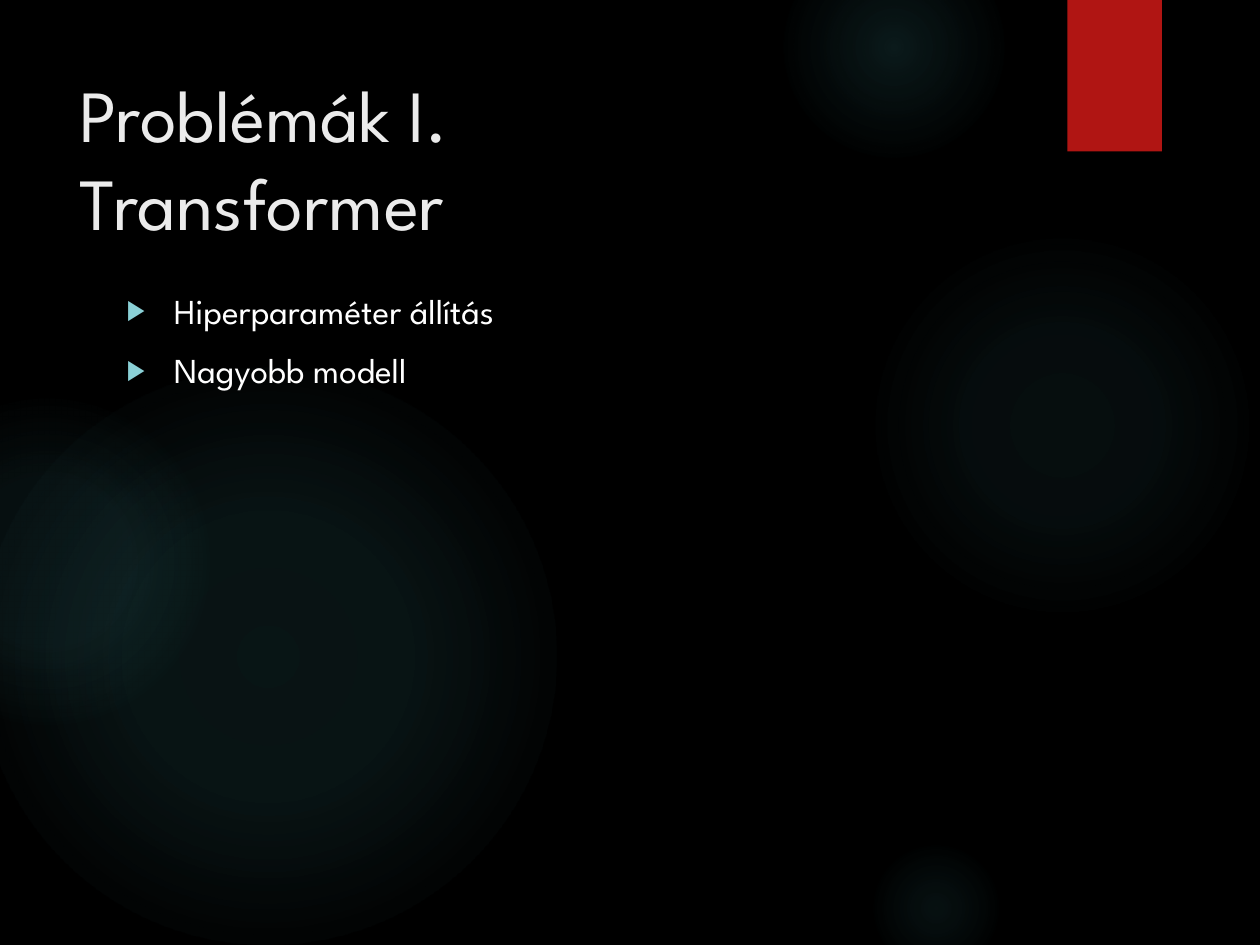
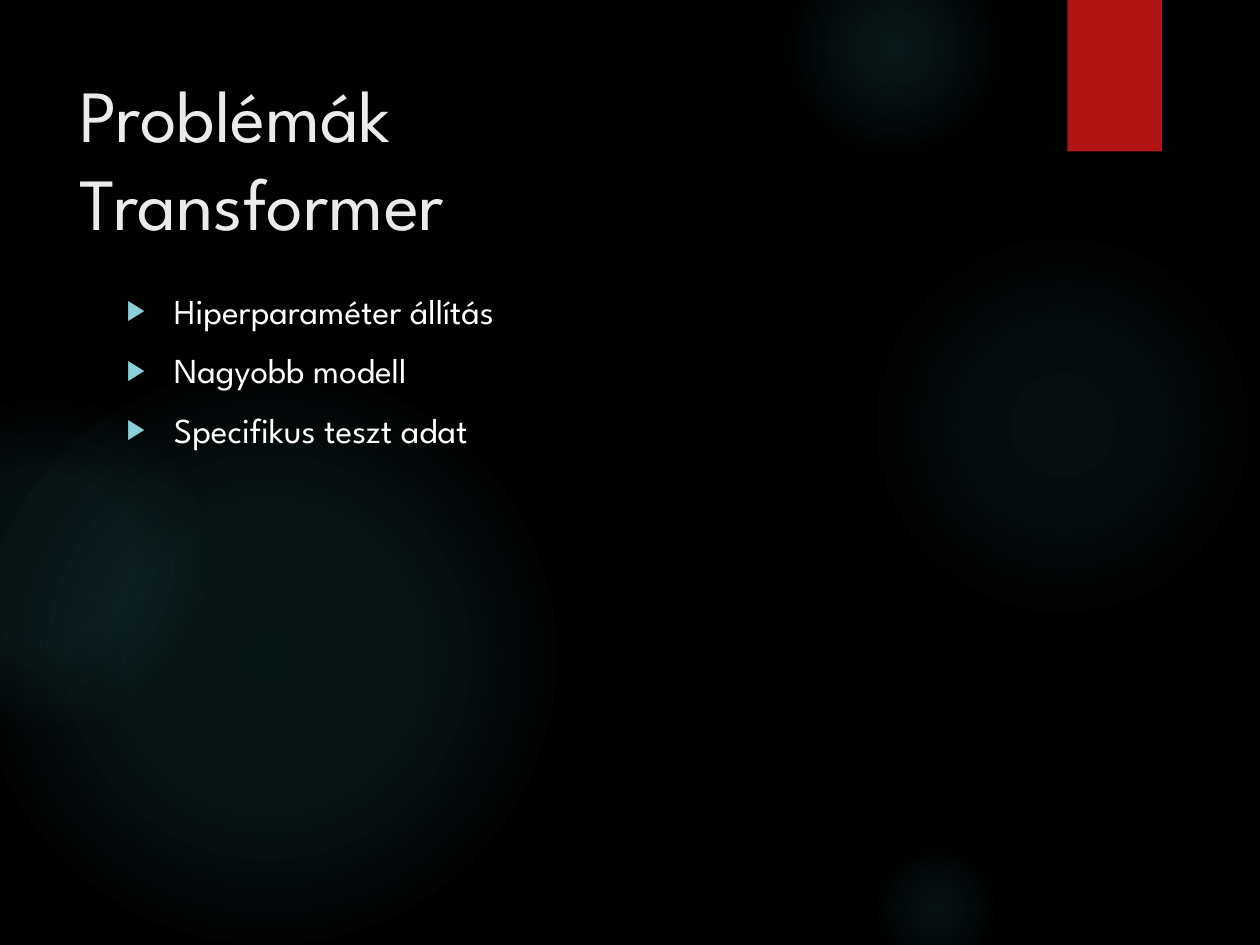
Before and after one commit to ricsinaruto/Seq2seqChatbots, a slide deck: slide 14 of doc/tdk.pptx. Drawn at 1260x945 pixels with LibreOffice and Linux fonts; fonts in the diff are those of the drawing; background and template pictures are left out. Boxes give left, top, right and bottom in pixels: in the first picture for what was removed or moved away, otherwise in the second. Text is boxed around its words. In the diff, an @@ line names an element or a change of style, - is before the commit and + after.

Commit message:
updated tdk presentation

```diff
--- a/doc/tdk.pptx
+++ b/doc/tdk.pptx
@@ title at (79, 91, 444, 231): text changed @@
-Problémák I.
-Transformer
+Problémák
+Transformer
@@ text at (174, 418, 468, 451): paragraph added @@
+▶ Specifikus teszt adat
```
Also in this commit, not shown: 8 other slides changed, 1 slide added.
